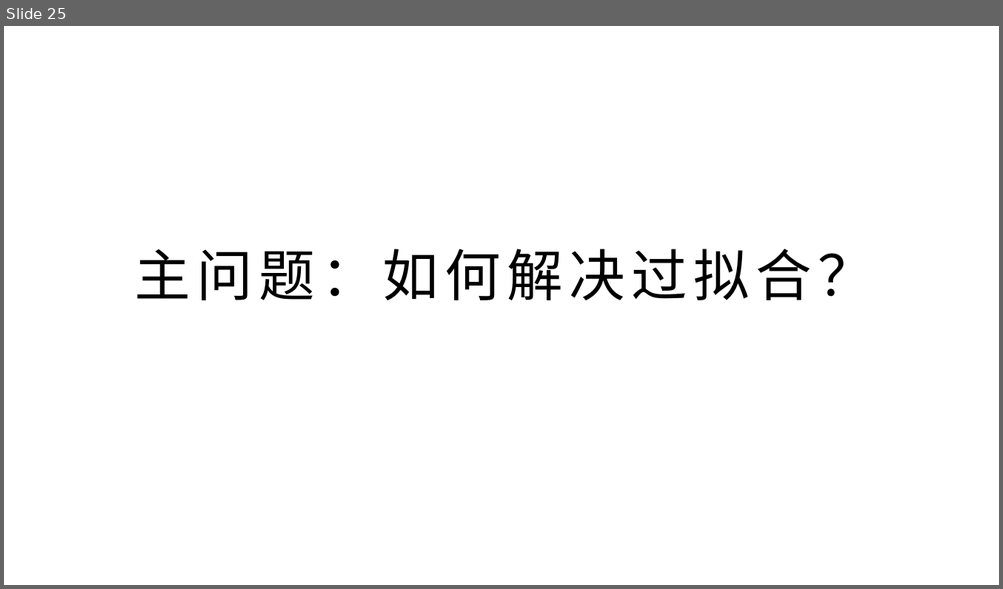
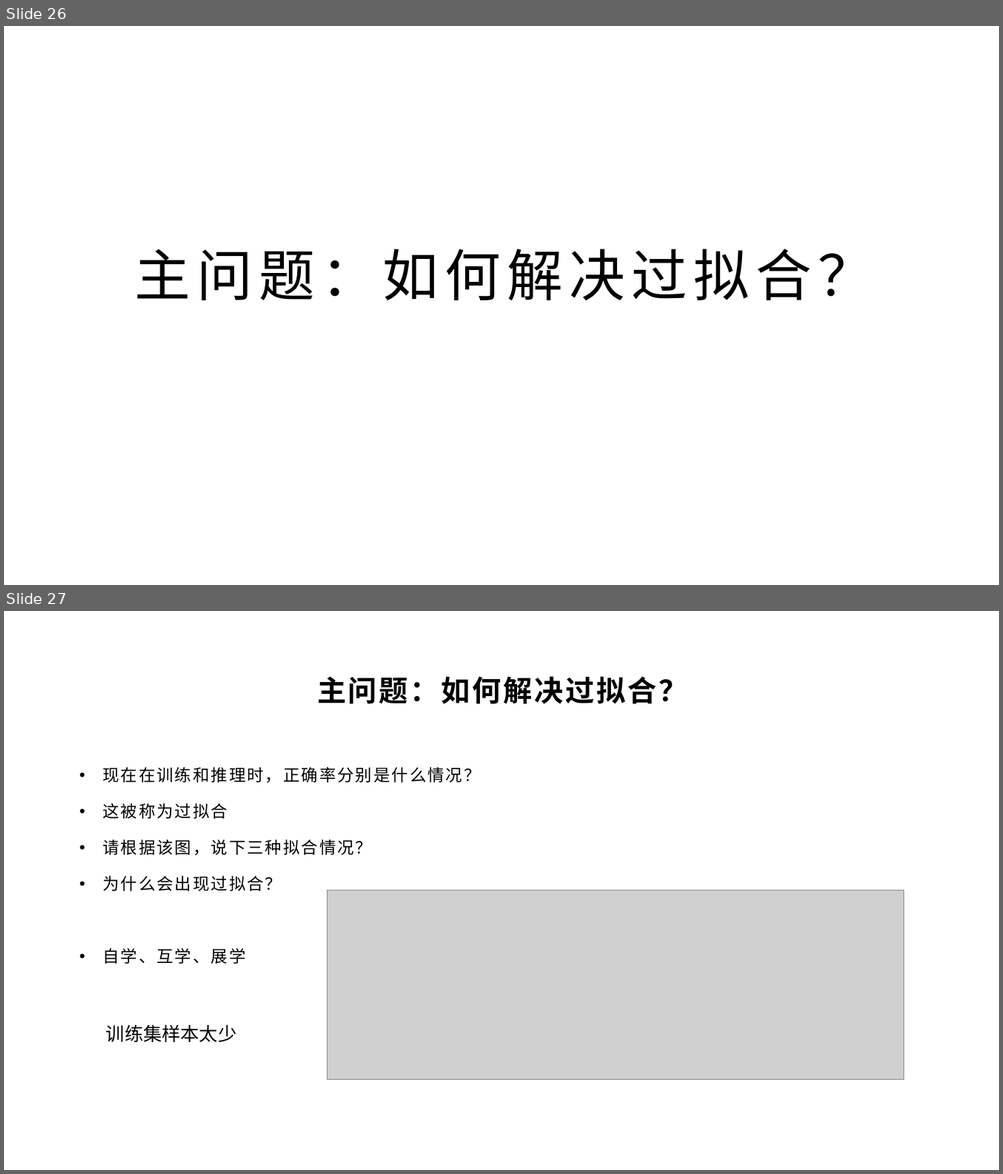
Before and after one commit to yyc-git/DeepLearningEdu, a slide deck: lessons/5_handwriting_by_linear_layer/ppt/用全连接层识别手写数字.pptx. Shown one above the other, each under a label of ours: slide 25 before the commit, slides 26 and 27 after it. The pictures are 1003x589 and 1003x1174 pixels, drawn with LibreOffice and Linux fonts; fonts in the diff are those of the drawing; grey boxes stand for pictures; background and template pictures are left out. Boxes give left, top, right and bottom in pixels: in the first picture for what was removed or moved away, otherwise in the second. Text is boxed around its words. In the diff, an @@ line names an element or a change of style, - is before the commit and + after.

```diff
--- a/lessons/5_handwriting_by_linear_layer/ppt/用全连接层识别手写数字.pptx
+++ b/lessons/5_handwriting_by_linear_layer/ppt/用全连接层识别手写数字.pptx
@@ slide 27 added at <box>4,611,999,1170</box>, background picture (left out) @@
@@ title added at <box>317,676,687,704</box>, 28 pt, text #000000, bold @@
+主问题：如何解决过拟合？
@@ text added at <box>102,767,480,964</box>, 16 pt, text #000000 @@
+• 现在在训练和推理时，正确率分别是什么情况？
+• 这被称为过拟合
+• 请根据该图，说下三种拟合情况？
+• 为什么会出现过拟合？
+• 自学、互学、展学
@@ picture added at <box>327,891,904,1079</box> @@
@@ text added at <box>106,1025,236,1042</box>, 18 pt, text #000000 @@
+训练集样本太少
@@ what was slide 25 is now slide 26 @@
```
Also in this commit, not shown: 6 slides changed, 2 other slides added, 9 other files.
